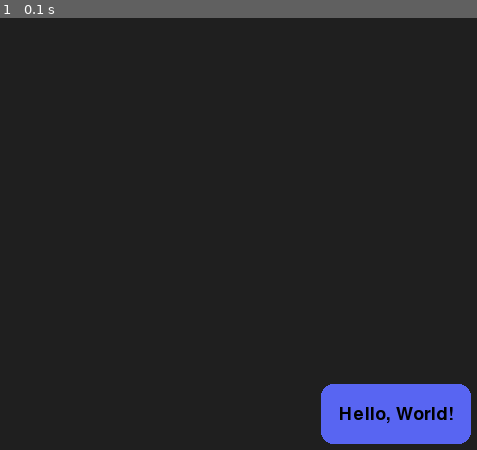
Above: before the commit, frame 1.
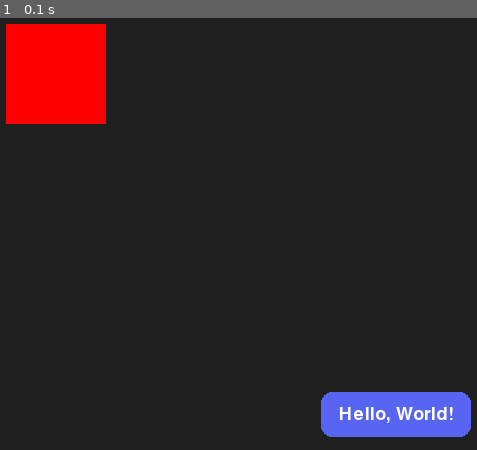
Above: after the commit, the same moment.

Repository: Piop2/Pygame-GUI
Game: pygame game, started from main.py
Same seed, same stepped clock (60 frames per second), same inputs: the game is played once before the commit and once after it.
Inputs:
- Up to frame 1 (0.1 s): no input

The runs differ from the first frame. In frame 1, 6.3% of the frame differs, in the area x 1-99%, y 1-99%.

Commit message:
feature: apply style

Diff:
--- a/core/protocol/renderable.py
+++ b/core/protocol/renderable.py
@@ -9,6 +9,6 @@
 class Renderable(Protocol):
     def _draw(self, surface: Surface) -> None: ...
 
-    def _apply_style(self, surface: Surface) -> None: ...
+    def _apply_style(self, surface: Surface) -> Surface: ...
 
     def render(self, surface: Surface) -> None: ...
--- a/core/view.py
+++ b/core/view.py
@@ -2,7 +2,10 @@
 
 from copy import copy
 
-from pygame import Surface, SRCALPHA
+import pygame.draw
+import pygame.mask
+from pygame.surface import Surface
+from pygame.constants import SRCALPHA, BLEND_RGBA_MULT
 
 from core.node import Node
 from core.protocol.renderable import Renderable
@@ -13,6 +16,12 @@
 from model.event import UIEvent, MouseEvent
 from model.style import Style
 from model.transform import Transform
+
+
+def _make_clear_surface(width: int, height: int) -> Surface:
+    surface = Surface((width, height), flags=SRCALPHA)
+    surface.fill((0, 0, 0, 0))
+    return surface
 
 
 class View(Node, Renderable, Updatable, Interactable, Styled, Transformed):
@@ -39,7 +48,7 @@
         if not self._enabled:
             return False
 
-        if self.process_event(event):
+        if self._process_event(event):
             return True
 
         for child in self._children:
@@ -64,18 +73,34 @@
         # Implement me
         return
 
-    def _apply_style(self, surface: Surface) -> None:
+    def _apply_style(self, surface: Surface) -> Surface:
         if self._style.width == 0 or self._style.height == 0:
-            return
+            return surface
 
-        return
+        clip_mask = _make_clear_surface(self._style.width, self._style.height)
+        pygame.draw.rect(
+            clip_mask,
+            color=(255, 255, 255, 255),
+            rect=((0, 0), (self._style.width, self._style.height)),
+            border_top_left_radius=self._style.border_top_left_radius,
+            border_top_right_radius=self._style.border_top_right_radius,
+            border_bottom_left_radius=self._style.border_bottom_left_radius,
+            border_bottom_right_radius=self._style.border_bottom_right_radius,
+        )
+
+        content_surface = _make_clear_surface(self._style.width, self._style.height)
+        content_surface.fill(self._style.background_color)
+        content_surface.blit(surface)
+
+        styled_surface = content_surface
+        styled_surface.blit(clip_mask, (0, 0), special_flags=BLEND_RGBA_MULT)
+        return styled_surface
 
     def render(self, surface: Surface) -> None:
-        view_surface = Surface((self._style.width, self._style.height), flags=SRCALPHA)
-        view_surface.fill((0, 0, 0, 0))
+        content_surface = _make_clear_surface(self._style.width, self._style.height)
+        self._draw(content_surface)
 
-        self._draw(view_surface)
-        self._apply_style(view_surface)
+        view_surface = self._apply_style(content_surface)
 
         for child in self._children:
             if not isinstance(child, Renderable):
--- a/main.py
+++ b/main.py
@@ -1,14 +1,12 @@
-import random
-
 import pygame
 
 from core.screen import Screen, Viewport
 from view.button import ButtonView
 from view.text import TextView
-from model.event import MouseButton
+from view.shape import RectView
 
 WINDOW_SIZE = (800, 800)
-BUTTON_SIZE = (150, 60)
+BUTTON_SIZE = (150, 45)
 
 pygame.init()
 
@@ -25,27 +23,26 @@
 discord_box.style.background_color.update(88, 101, 242)
 discord_box.style.width = BUTTON_SIZE[0]
 discord_box.style.height = BUTTON_SIZE[1]
-discord_box.style.border_radius = 12
+discord_box.style.border_radius = 11
 
 text_box = TextView()
+text_box.font = "asset/gg sans Medium.ttf"
+text_box.font_size = 18
+text_box.font_color.update(255, 255, 255)
 text_box.text = "Hello, World!"
-text_box.font_size = 18
 text_box.transform.x = (BUTTON_SIZE[0] // 2) - (text_box.style.width // 2)
 text_box.transform.y = (BUTTON_SIZE[1] // 2) - (text_box.style.height // 2)
 
+rect = RectView()
+rect.transform.x = 10
+rect.transform.y = 10
+rect.style.background_color.update(255, 0, 0)
+rect.style.width = 100
+rect.style.height = 100
+
 ui_screen.add_node(discord_box)
+ui_screen.add_node(rect)
 discord_box.add_node(text_box)
-
-
-@discord_box.on_mouse_down
-def on_mouse_down(key: MouseButton, *_) -> bool:
-    if key == MouseButton.LEFT:
-        text_box.font_color.update(
-            random.randint(0, 255), random.randint(0, 255), random.randint(0, 255)
-        )
-        return True
-    return False
-
 
 running = True
 while running:
--- a/view/button.py
+++ b/view/button.py
@@ -1,7 +1,6 @@
 from __future__ import annotations
 
 import pygame.draw
-from pygame import Surface
 
 from core.view import View
 from core.protocol.mouse import MouseInteractable
@@ -21,18 +20,7 @@
             pygame.SYSTEM_CURSOR_ARROW
         )
 
-    def _draw(self, surface: Surface) -> None:
-        pygame.draw.rect(
-            surface,
-            color=self._style.background_color,
-            rect=((0, 0), (self._style.width, self._style.height)),
-            border_top_left_radius=self._style.border_top_left_radius,
-            border_top_right_radius=self._style.border_top_right_radius,
-            border_bottom_left_radius=self._style.border_bottom_left_radius,
-            border_bottom_right_radius=self._style.border_bottom_right_radius,
-        )
-
-    def process_event(self, event: UIEvent) -> bool:
+    def _process_event(self, event: UIEvent) -> bool:
         if self._process_mouse_event(event):
             return True
 
--- a/view/shape.py
+++ b/view/shape.py
@@ -1,10 +1,6 @@
 from __future__ import annotations
-
-from pygame import Surface
 
 from core.view import View
 
 
-class RectView(View):
-    def _draw(self, surface: Surface) -> None:
-        surface.fill(self._style.background_color)
+class RectView(View): ...
--- a/view/text.py
+++ b/view/text.py
@@ -9,6 +9,8 @@
 class TextView(View):
     def __init__(self) -> None:
         super().__init__()
+
+        self._style.background_color.a = 0
 
         self._text = ""
 
